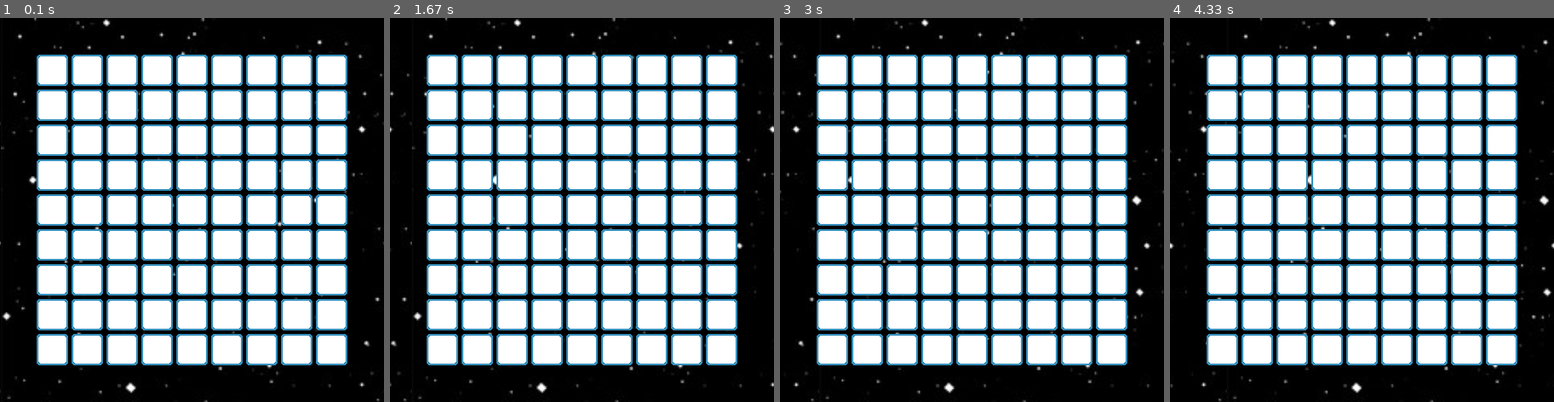
Above: before the commit, frames 1-4 (left to right).
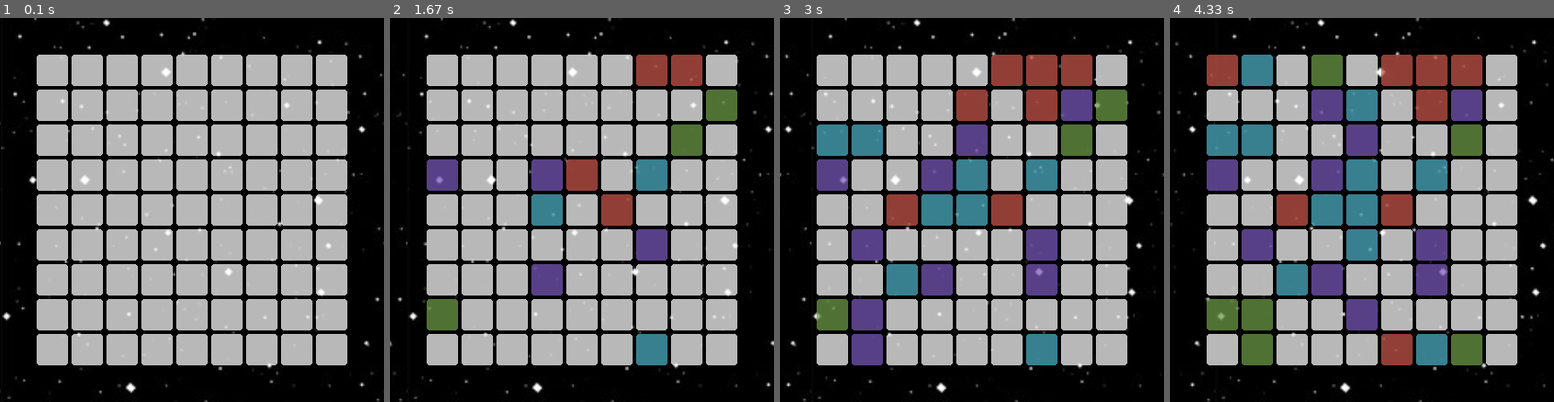
Above: after the commit, the same moments.

Repository: CodeMachu/PyGame_Projects
Game: pygame game, started from Tiles_Demo_1/main.py
Two runs of this game, one before a commit and one after it. Both use one fixed random seed, a clock stepped at 60 frames per second and the inputs below.
Inputs:
- Up to frame 1 (0.1 s): no input
- Up to frame 2 (1.67 s): no input
- Up to frame 3 (3 s): no input
- Up to frame 4 (4.33 s): no input

The runs differ from the first frame. In frame 1, 54% of the frame differs, in the area x 9-91%, y 9-91%; in frame 2, 55%; in frame 3, 55%; in frame 4, 55%, in the area x 0-100%, y 0-100%.

Commit message:
5/10/22 9:56pm

Diff:
--- /dev/null
+++ b/Tiles_Demo_1/background.py
@@ -0,0 +1,24 @@
+import pygame
+
+from tiles import Tile
+
+class Background(Tile):
+
+    def __init__(self, csv_loc, x, y):
+        super().__init__(csv_loc, x, y)
+
+        self.counter = 0
+
+    def move(self, window):
+        self.counter += 1
+        if self.counter > 4: # Increase counter to decrease velocity
+            self.counter = 0
+        if self.counter == 4:
+            self.rect.x += 1
+        if self.rect.x > -1:
+            self.rect.x = -440
+
+        window.screen.blit(self.image, self.rect)
+
+# Stars Background
+stars_bg = Background('Map/stars.png', -440, 0)
--- /dev/null
+++ b/Tiles_Demo_1/colorchange.py
@@ -0,0 +1,25 @@
+import pygame
+import random
+
+# Tile-Color randomizer
+def color_change(map):
+    x = 0
+    y = 0
+
+    # Iterate through map by row
+    for row in map:
+        x = 0
+
+        # Iterate each row by tile and index/ assign the corresponding image
+        for tile in row:
+            if x > 0 and y > 0 and x < 10 and y < 10:
+                z = random.randrange(0, 270) # Increase range to decrease rate of change
+
+                if z == 0:
+                    map[x][y] = random.randrange(1, 6) # First number inclusive, Second number up to but NOT inclusive, Float is rounded down
+
+            # Next Tile
+            x += 1
+
+        # Next Row
+        y += 1
--- a/Tiles_Demo_1/main.py
+++ b/Tiles_Demo_1/main.py
@@ -1,7 +1,10 @@
 import pygame
+import random
 
 from window import *
 from tiles import *
+from background import *
+from colorchange import *
 
 # Initialize pygame
 pygame.init()
@@ -12,6 +15,8 @@
 # Update and display tiles
 def update_tiles():
     stars_bg.move(window)
+    color_change(game_board.map)
+    game_board.load_tiles(game_board_images_loc)
     game_board.draw_tiles(window)
     pygame.display.update()
 
--- a/Tiles_Demo_1/tiles.py
+++ b/Tiles_Demo_1/tiles.py
@@ -15,20 +15,6 @@
         # Set coordinates of rectangle
         self.rect.x = x
         self.rect.y = y
-
-        # Counting Tool
-        self.counter = 0
-
-    def move(self, window):
-        self.counter += 1
-        if self.counter > 3:
-            self.counter = 0
-        if self.counter == 3:
-            self.rect.x += 1
-        if self.rect.x > -1:
-            self.rect.x = -440
-
-        window.screen.blit(self.image, self.rect)
 
 class TileMap():
 
@@ -97,7 +83,8 @@
             # Next Row
             y += 1
 
-        return tiles
+        #
+        self.tiles = tiles
 
         # Returns a list of Tile Objects
         # tiles = [
@@ -115,11 +102,12 @@
 # Image Locations Arrays
 game_board_images_loc = [
                         'Map/blank_tile.png',
-                        'Map/white_tile.png'
+                        'Map/white_tile.png',
+                        'Map/blue_tile.png',
+                        'Map/red_tile.png',
+                        'Map/green_tile.png',
+                        'Map/purple_tile.png'
                         ]
 
 # Game-Board TileMap
 game_board = TileMap('Map/game_board.csv', game_board_images_loc)
-
-# Stars Background
-stars_bg = Tile('Map/stars.png', -440, 0)
Binary file added: Tiles_Demo_1/Map/blue_tile.png
Binary file added: Tiles_Demo_1/Map/green_tile.png
Binary file added: Tiles_Demo_1/Map/purple_tile.png
Binary file added: Tiles_Demo_1/Map/red_tile.png
Binary file changed: Tiles_Demo_1/Map/white_tile.png
Not shown, changed: Tiles_Demo_1/README.txt
